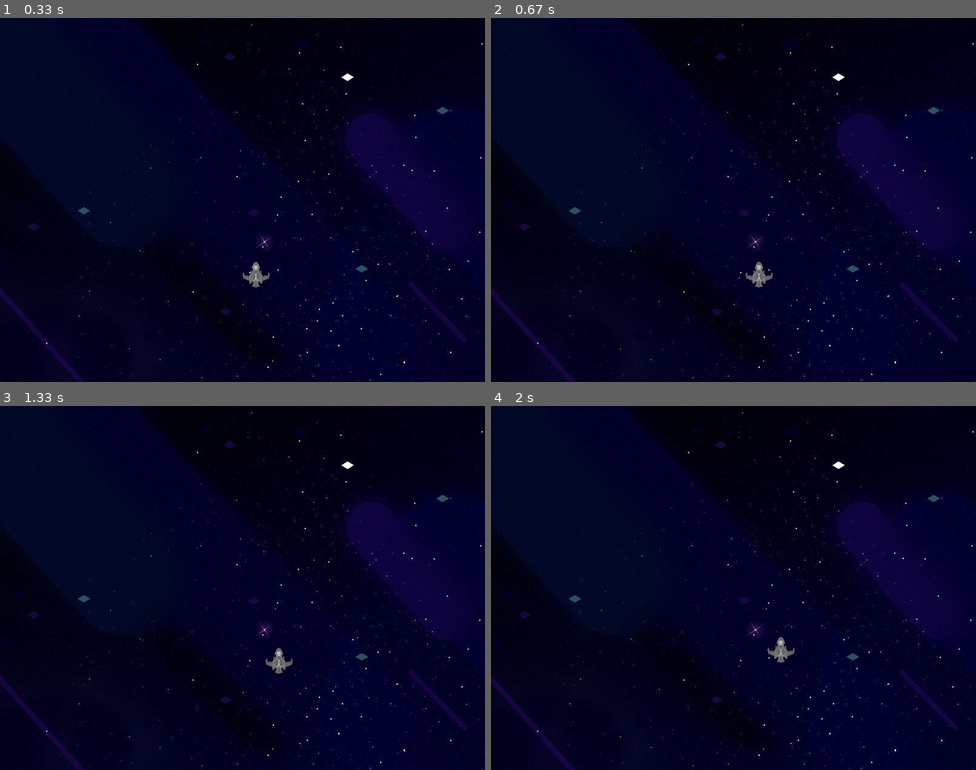
Above: before the commit, frames 1-4 (two rows, left to right).
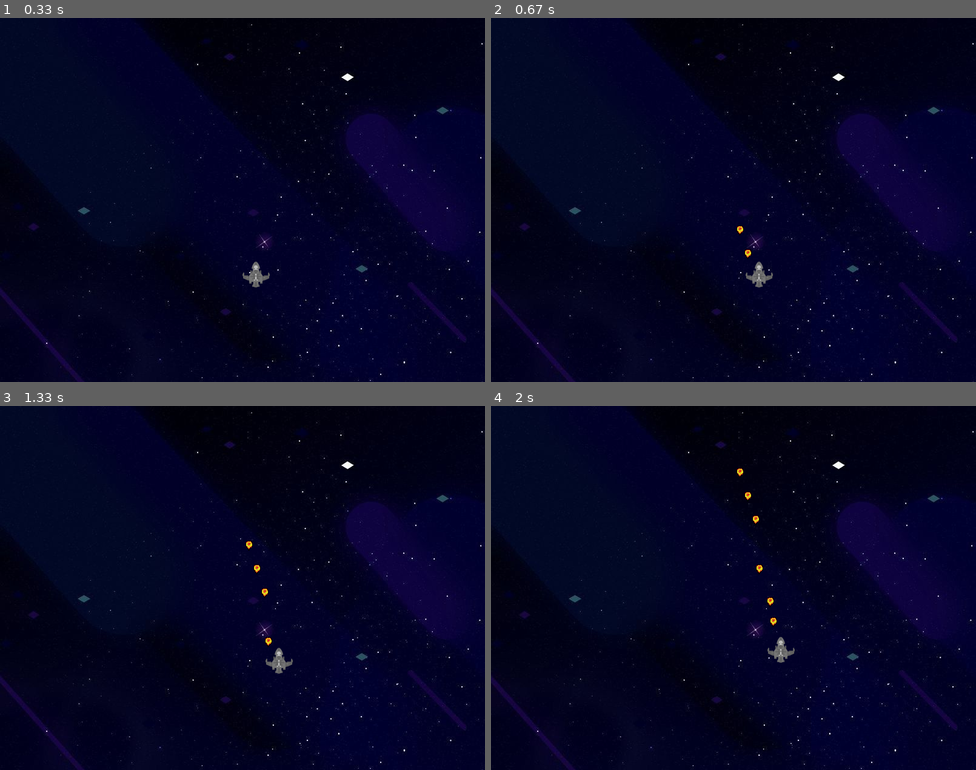
Above: after the commit, the same moments.

Repository: freddyB19/space-invaders-pygame
Game: pygame game, started from main.py
The game is run twice, just before and just after one commit, with the same random seed, the same clock (stepped at 60 frames per second) and the same inputs.
Inputs:
- Up to frame 1 (0.33 s): no input
- Up to frame 2 (0.67 s): hold Space from 0.33 s (still down); hold Right from 0.33 s (still down)
- Up to frame 3 (1.33 s): release Space at 0.8 s; release Right at 0.8 s; tap W at 0.83 s; hold Right from 1.17 s (still down); tap Space at 1.23 s
- Up to frame 4 (2 s): tap Space at 1.53, 1.73 s; release Right at 1.63 s; hold Up 1.67-1.97 s

Frame 1 is identical in both runs. In frame 2, less than 0.1% of the frame differs, in the area x 50-54%, y 57-67%; in frame 3, 0.1%; in frame 4, 0.2%, in the area x 50-59%, y 17-61%.

Commit message:
feat: integrando comportamiento de la nave [disparos] al juego

Diff:
--- a/src/core/game.py
+++ b/src/core/game.py
@@ -58,7 +58,19 @@
 	def ship_events(self) -> None:
 		self.ship.draw(screen = self.screen)
 
-	def keys_player(self) -> None:
+		if self.ship.bullets:
+			bullets = []
+
+			# Puede mejorar
+			for index, bullet in enumerate(self.ship.bullets):
+				moved = bullet.move()
+
+				if moved:
+					bullet.draw(screen = self.screen)
+				else:
+					self.ship.bullets.pop(index)
+
+	def keys_player(self, time: float) -> None:
 		keys = pygame.key.get_pressed()
 
 		# Move
@@ -70,6 +82,10 @@
 			self.ship.move(direction = MoveCharacter.LEFT)
 		if keys[pygame.K_d] or keys[pygame.K_RIGHT]:
 			self.ship.move(direction = MoveCharacter.RIGHT)
+
+		if keys[pygame.K_SPACE]:
+			self.ship.shoot(time_shoot = time, bullet_image = self.bullet_surface)
+
 
 	def events(self) -> None:
 		keys = pygame.key.get_pressed()
@@ -94,9 +110,11 @@
 		while self.running:
 			self.draw_background()
 
+			time = pygame.time.get_ticks()
+
 			self.events()
 
-			self.keys_player()
+			self.keys_player(time = time)
 			self.ship_events()
 
 			self.update_screen()
